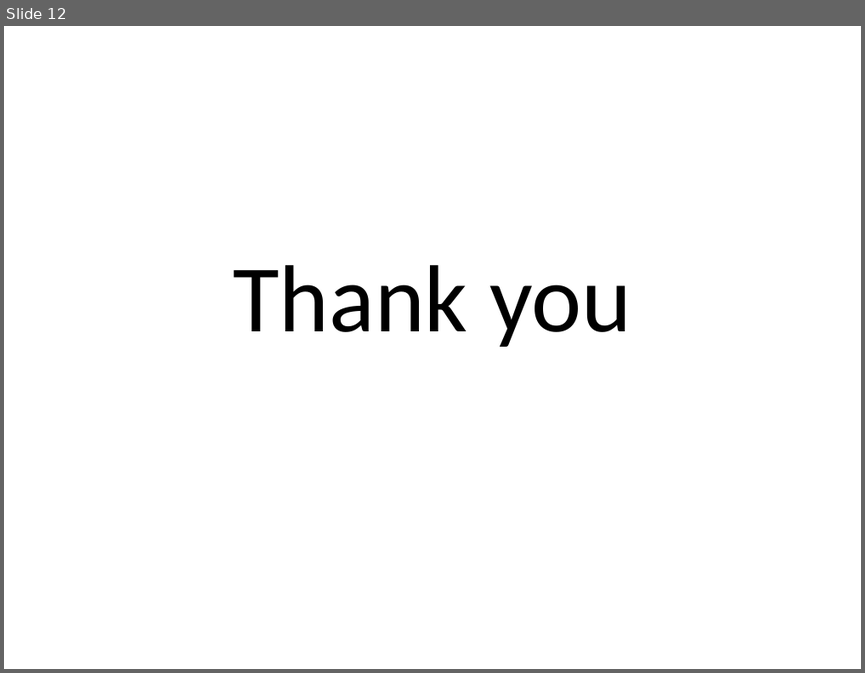
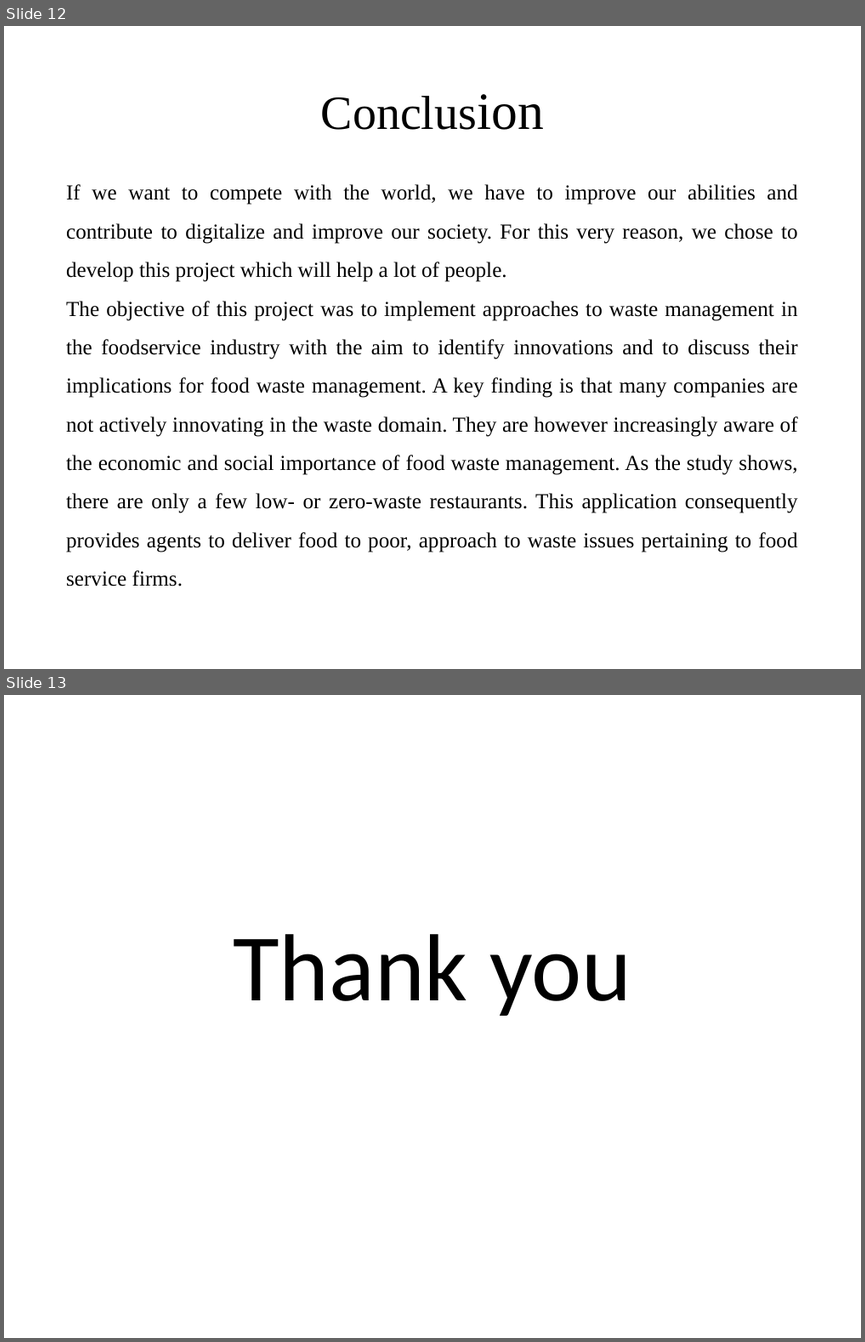
Before and after one commit to RedwanSharafatKabir/DonateUs, a slide deck: Donate Us Files/food waste management.pptx. Shown one above the other, each under a label of ours: slide 12 before the commit, slides 12 and 13 after it. The pictures are 865x673 and 865x1342 pixels, drawn with LibreOffice and Linux fonts; fonts in the diff are those of the drawing. Boxes give left, top, right and bottom in pixels: in the first picture for what was removed or moved away, otherwise in the second. Text is boxed around its words. In the diff, an @@ line names an element or a change of style, - is before the commit and + after.

Commit message:
Project report updated

```diff
--- a/Donate Us Files/food waste management.pptx
+++ b/Donate Us Files/food waste management.pptx
@@ slide 12 added at [4,26,861,669], background #FFFFFF @@
@@ title added at [46,54,818,161], 40 pt, text #000000 @@
+Conclusion
@@ text added at [66,184,798,552], 18 pt, text #000000 @@
+If we want to compete with the world, we have to improve our abilities and contribute to digitalize and improve our society. For this very reason, we chose to develop this project which will help a lot of people.
+The objective of this project was to implement approaches to waste management in the foodservice industry with the aim to identify innovations and to discuss their implications for food waste management. A key finding is that many companies are not actively innovating in the waste domain. They are however increasingly aware of the economic and social importance of food waste management. As the study shows, there are only a few low- or zero-waste restaurants. This application consequently provides agents to deliver food to poor, approach to waste issues pertaining to food service firms.
@@ what was slide 12 is now slide 13 @@
```
Also in this commit, not shown: 5 slides changed, 6 other slides added, 6 slides removed, 9 other files.
